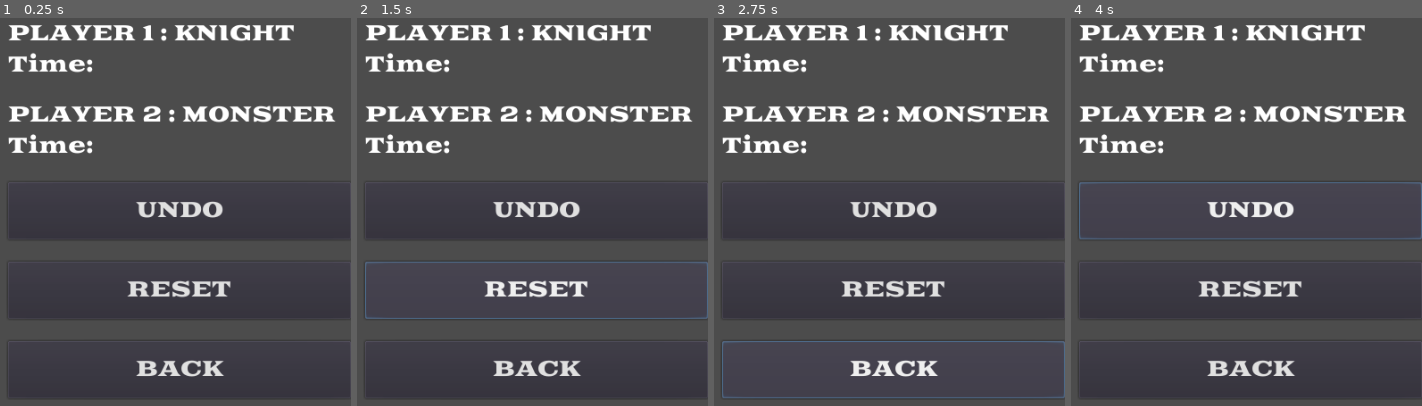
Above: before the commit, frames 1-4 (left to right).
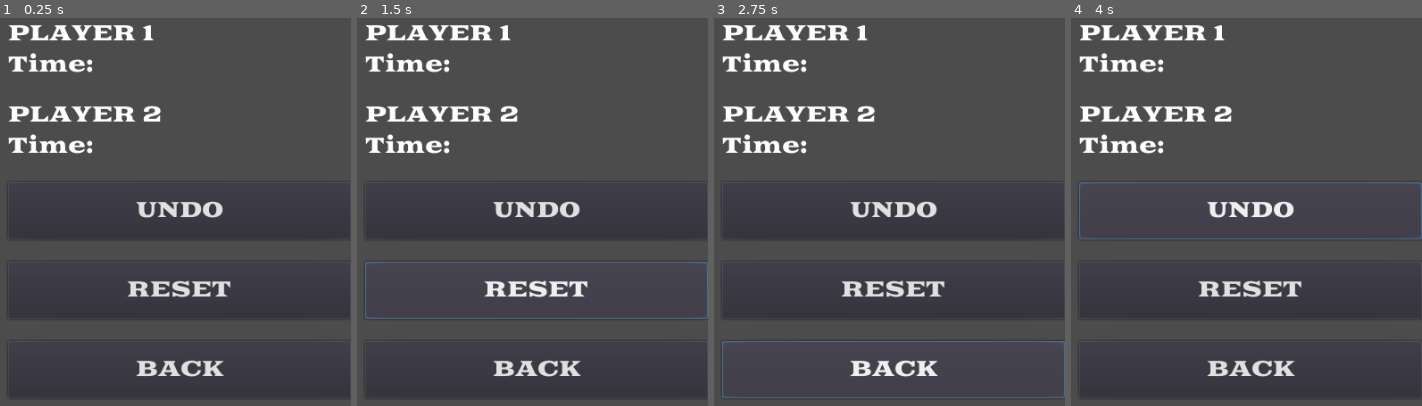
Above: after the commit, the same moments.

Repository: danielxf007/KMCheckers
Game: Godot game, scene res://game/Game.tscn
Two runs of this game, one before a commit and one after it. Both use one fixed random seed, a clock stepped at 60 frames per second and the inputs below. This scene is started directly instead of the project's main scene.
Inputs:
- Up to frame 1 (0.25 s): no input
- Up to frame 2 (1.5 s): click "UNDO" at 0.5 s; click "RESET" at 1.25 s
- Up to frame 3 (2.75 s): click "BACK" at 2 s
- Up to frame 4 (4 s): click "UNDO" at 2.75 s; click "UNDO" at 3.5 s

The runs differ from the first frame. In frame 1, 2.2% of the frame differs, in the area x 45-96%, y 1-28%; in frame 2, 2.2%; in frame 3, 2.2%; in frame 4, 2.2%.

Commit message:
script added

Diff:
--- a/UI/GamePlayUI.tscn
+++ b/UI/GamePlayUI.tscn
@@ -1,6 +1,7 @@
-[gd_scene load_steps=4 format=2]
+[gd_scene load_steps=5 format=2]
 
 [ext_resource path="res://font/GoblinOne-Regular.ttf" type="DynamicFontData" id=1]
+[ext_resource path="res://scripts/game_play_ui.gd" type="Script" id=2]
 
 [sub_resource type="DynamicFont" id=1]
 size = 24
@@ -13,8 +14,13 @@
 [node name="GamePlayUI" type="Control"]
 anchor_right = 1.0
 anchor_bottom = 1.0
+script = ExtResource( 2 )
 __meta__ = {
 "_edit_use_anchors_": false
+}
+PLAYER_TIME_L_PATHS = {
+"p_1": NodePath("MarginContainer/VBoxContainer/VBoxContainer/Player1TimeL"),
+"p_2": NodePath("MarginContainer/VBoxContainer/VBoxContainer2/Player2TimeL")
 }
 
 [node name="MarginContainer" type="MarginContainer" parent="."]
@@ -40,9 +46,9 @@
 margin_right = 384.0
 margin_bottom = 31.0
 custom_fonts/font = SubResource( 1 )
-text = "PLAYER 1 : KNIGHT"
+text = "PLAYER 1"
 
-[node name="Label2" type="Label" parent="MarginContainer/VBoxContainer/VBoxContainer"]
+[node name="Player1TimeL" type="Label" parent="MarginContainer/VBoxContainer/VBoxContainer"]
 margin_top = 35.0
 margin_right = 384.0
 margin_bottom = 66.0
@@ -58,16 +64,16 @@
 margin_right = 384.0
 margin_bottom = 31.0
 custom_fonts/font = SubResource( 1 )
-text = "PLAYER 2 : MONSTER"
+text = "PLAYER 2 "
 
-[node name="Label2" type="Label" parent="MarginContainer/VBoxContainer/VBoxContainer2"]
+[node name="Player2TimeL" type="Label" parent="MarginContainer/VBoxContainer/VBoxContainer2"]
 margin_top = 35.0
 margin_right = 384.0
 margin_bottom = 66.0
 custom_fonts/font = SubResource( 1 )
 text = "Time:"
 
-[node name="Button" type="Button" parent="MarginContainer/VBoxContainer"]
+[node name="Undo" type="Button" parent="MarginContainer/VBoxContainer"]
 margin_top = 182.0
 margin_right = 384.0
 margin_bottom = 246.0
@@ -75,7 +81,7 @@
 custom_fonts/font = SubResource( 2 )
 text = "UNDO"
 
-[node name="Button2" type="Button" parent="MarginContainer/VBoxContainer"]
+[node name="Reset" type="Button" parent="MarginContainer/VBoxContainer"]
 margin_top = 271.0
 margin_right = 384.0
 margin_bottom = 335.0
@@ -83,7 +89,7 @@
 custom_fonts/font = SubResource( 2 )
 text = "RESET"
 
-[node name="Button3" type="Button" parent="MarginContainer/VBoxContainer"]
+[node name="Back" type="Button" parent="MarginContainer/VBoxContainer"]
 margin_top = 360.0
 margin_right = 384.0
 margin_bottom = 424.0
